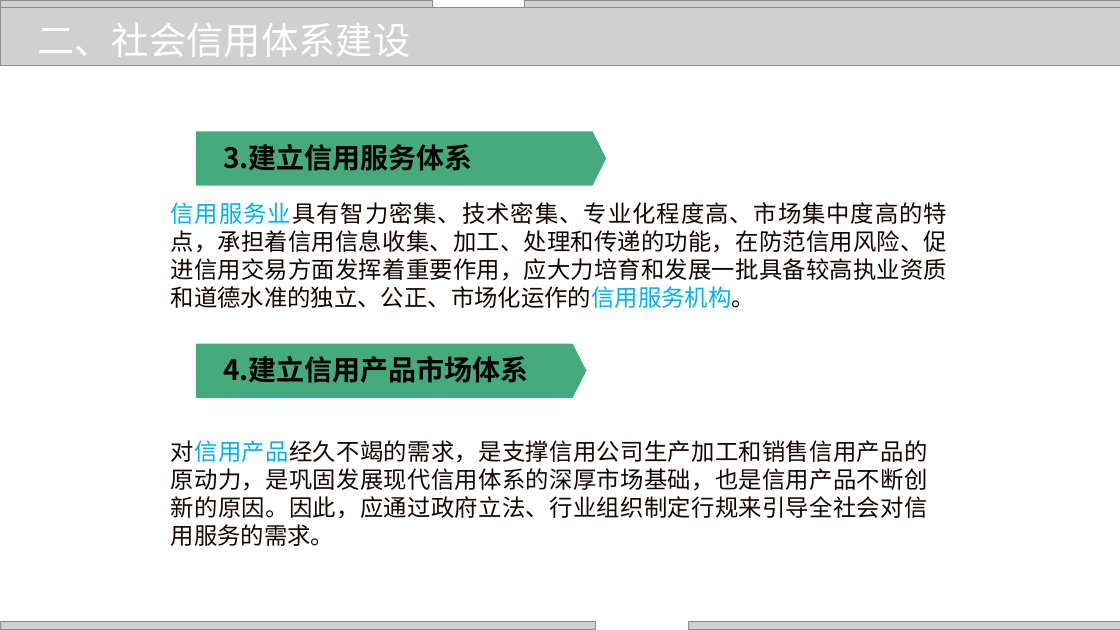
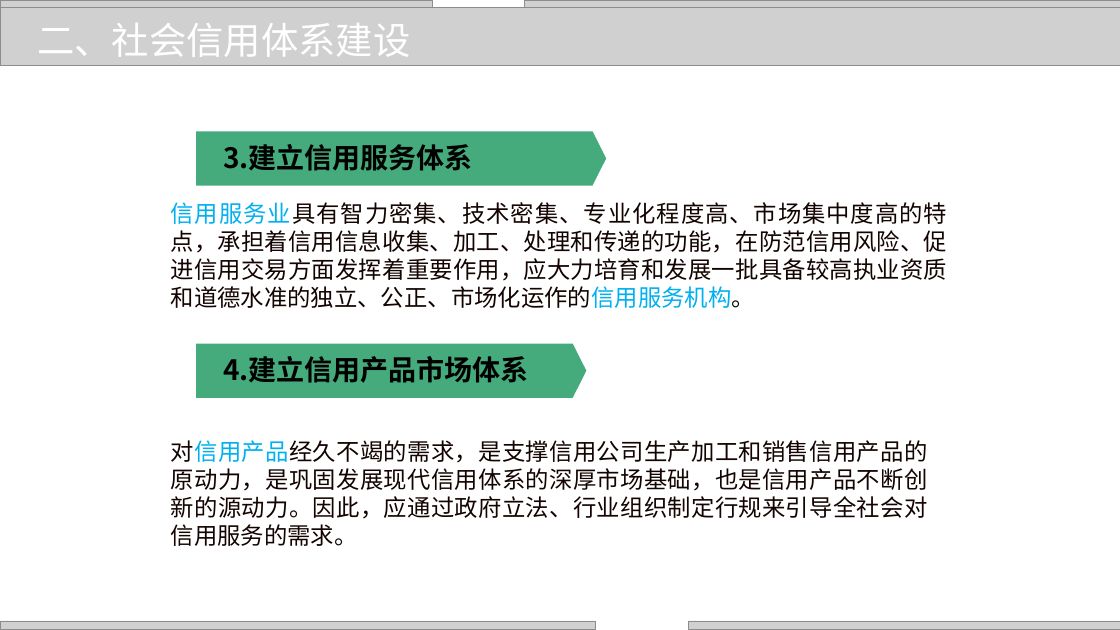
Before and after one commit to zhangjianzhang/internet_credit, a slide deck: slide 8 of files/slides/lecture_3.pptx. Drawn at 1120x630 pixels with LibreOffice and Linux fonts; fonts in the diff are those of the drawing; grey boxes stand for pictures; background and template pictures are left out. Boxes give left, top, right and bottom in pixels: in the first picture for what was removed or moved away, otherwise in the second. Text is boxed around its words. In the diff, an @@ line names an element or a change of style, - is before the commit and + after.

```diff
--- a/files/slides/lecture_3.pptx
+++ b/files/slides/lecture_3.pptx
@@ text at (x1=171, y1=440, x2=928, y2=546): text changed @@
-对信用产品经久不竭的需求，是支撑信用公司生产加工和销售信用产品的原动力，是巩固发展现代信用体系的深厚市场基础，也是信用产品不断创新的原因。因此，应通过政府立法、行业组织制定行规来引导全社会对信用服务的需求。
+对信用产品经久不竭的需求，是支撑信用公司生产加工和销售信用产品的原动力，是巩固发展现代信用体系的深厚市场基础，也是信用产品不断创新的源动力。因此，应通过政府立法、行业组织制定行规来引导全社会对信用服务的需求。
```
Also in this commit, not shown: 4 other slides changed, 9 other files.
